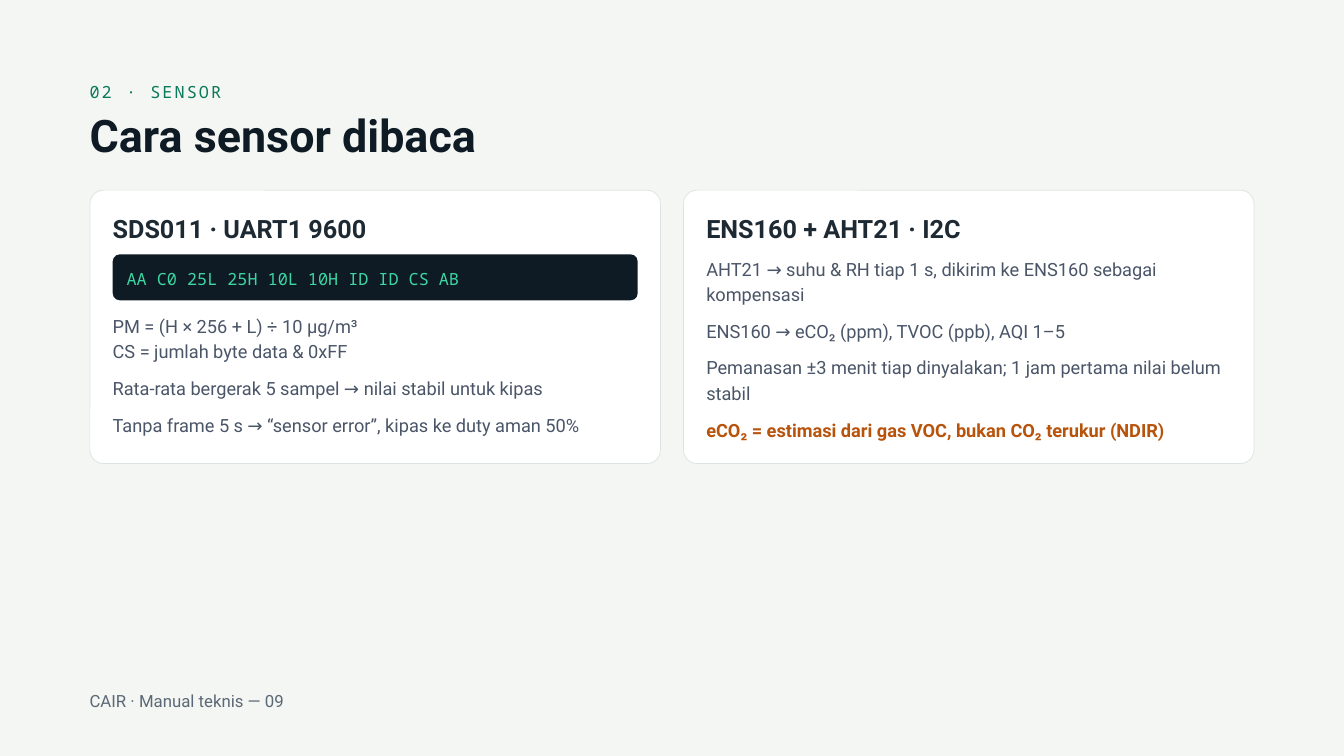
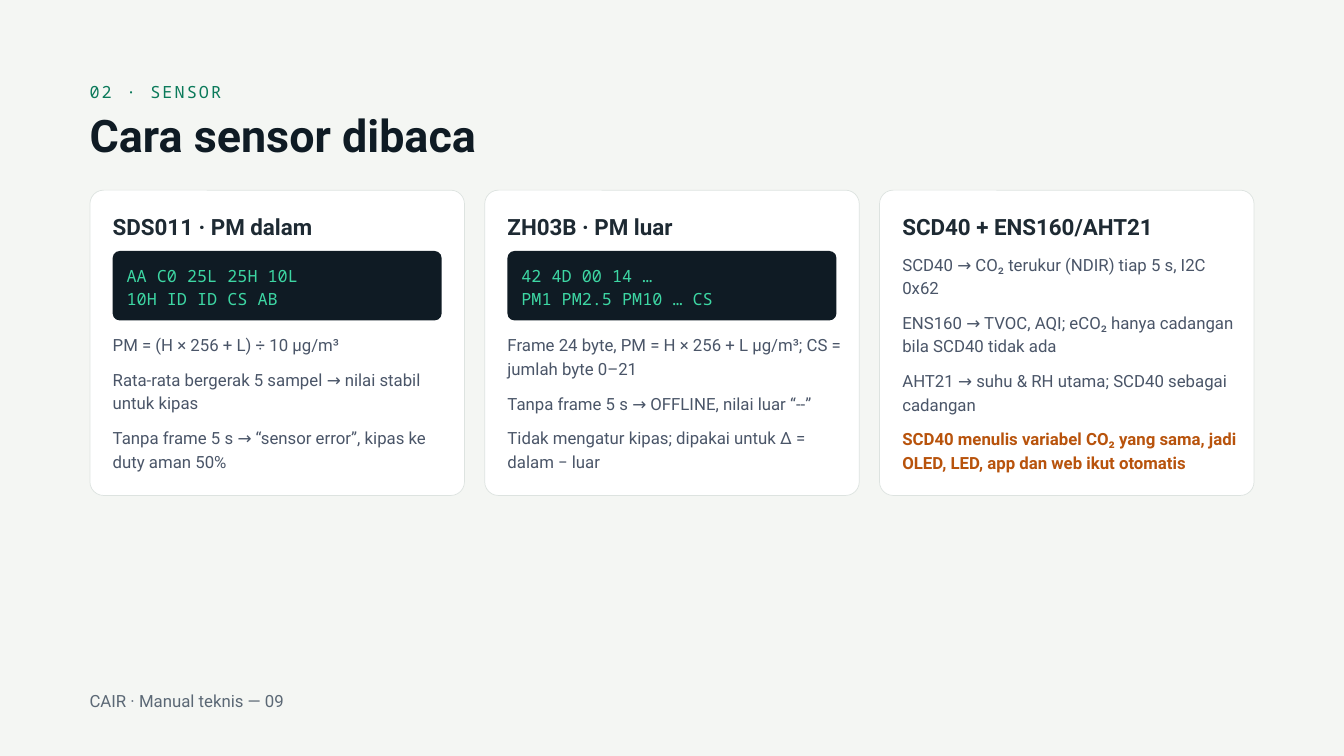
Before and after one commit to cecep1105/esp32_airpurifier, a slide deck: slide 9 of Manual CAIR Air Purifier.pptx. Drawn at 1344x756 pixels with LibreOffice and Linux fonts; fonts in the diff are those of the drawing. Boxes give left, top, right and bottom in pixels: in the first picture for what was removed or moved away, otherwise in the second. Text is boxed around its words. In the diff, an @@ line names an element or a change of style, - is before the commit and + after.

```diff
--- a/Manual CAIR Air Purifier.pptx
+++ b/Manual CAIR Air Purifier.pptx
@@ rounded rectangle: place and size @@
-rounded rectangle at bbox=[90, 191, 660, 464]
+rounded rectangle at bbox=[90, 191, 465, 496]
@@ rounded rectangle added at bbox=[485, 191, 860, 496], fill #FFFFFF, outline #DDE3E0 0.5 pt @@
@@ proportions changed in 3 elements at bbox=[113, 251, 442, 321], bbox=[90, 191, 465, 496], bbox=[880, 191, 1255, 496] @@
@@ rounded rectangle: place and size @@
-rounded rectangle at bbox=[684, 191, 1254, 464]
+rounded rectangle at bbox=[880, 191, 1255, 496]
@@ text removed at bbox=[113, 220, 366, 239] @@
-SDS011 · UART1 9600
@@ text added at bbox=[113, 218, 312, 236], 16 pt, text #1E2A33, bold @@
+SDS011 · PM dalam
@@ text added at bbox=[507, 218, 673, 236], 16 pt, text #1E2A33, bold @@
+ZH03B · PM luar
@@ text at bbox=[902, 219, 1153, 237]: text changed; size 18 to 16 pt @@
-ENS160 + AHT21 · I2C
+SCD40 + ENS160/AHT21
@@ rounded rectangle "AA C0 25L 25H 10L": place and size @@
-rounded rectangle "AA C0 25L 25H 10L" at bbox=[113, 254, 638, 300]
+rounded rectangle "AA C0 25L 25H 10L" at bbox=[113, 251, 442, 321]
@@ rounded rectangle added at bbox=[507, 251, 836, 321], fill #0F1B24, 12 pt, text #3DD6A3 @@
+42 4D 00 14 …
+PM1 PM2.5 PM10 … CS
@@ text removed at bbox=[706, 262, 1157, 305] @@
-AHT21 → suhu & RH tiap 1 s, dikirim ke ENS160 sebagai kompensasi
@@ text added at bbox=[902, 258, 1206, 294], 12 pt, text #4A5568 @@
+SCD40 → CO₂ terukur (NDIR) tiap 5 s, I2C 0x62
@@ text in rounded rectangle at bbox=[127, 270, 298, 305]: text changed @@
-AA C0 25L 25H 10L 10H ID ID CS AB
+AA C0 25L 25H 10L
+10H ID ID CS AB
@@ text removed at bbox=[706, 323, 1065, 342] @@
-ENS160 → eCO₂ (ppm), TVOC (ppb), AQI 1–5
@@ text added at bbox=[902, 316, 1234, 352], 12 pt, text #4A5568 @@
+ENS160 → TVOC, AQI; eCO₂ hanya cadangan bila SCD40 tidak ada
@@ size 13 to 12 pt; line spacing 18.2pt to 16.8pt in 3 elements at bbox=[113, 373, 421, 413], bbox=[113, 431, 426, 472], bbox=[113, 338, 339, 355] @@
@@ text at bbox=[113, 344, 347, 362]: paragraph removed @@
-CS = jumlah byte data & 0xFF
@@ text "PM = (H × 256 ...": place and size @@
-text "PM = (H × 256 ..." at bbox=[113, 319, 358, 362]
+text "PM = (H × 256 ..." at bbox=[113, 338, 339, 355]
@@ text added at bbox=[507, 338, 828, 379], 12 pt, text #4A5568 @@
+Frame 24 byte, PM = H × 256 + L µg/m³; CS = jumlah byte 0–21
@@ text "Rata-rata bergerak 5 sampel → ...": place and size @@
-text "Rata-rata bergerak 5 sampel → ..." at bbox=[113, 381, 543, 399]
+text "Rata-rata bergerak 5 sampel → ..." at bbox=[113, 373, 421, 413]
@@ text removed at bbox=[706, 360, 1221, 400] @@
-Pemanasan ±3 menit tiap dinyalakan; 1 jam pertama nilai belum stabil
@@ text added at bbox=[902, 374, 1227, 415], 12 pt, text #4A5568 @@
+AHT21 → suhu & RH utama; SCD40 sebagai cadangan
@@ text added at bbox=[507, 397, 786, 414], 12 pt, text #4A5568 @@
+Tanpa frame 5 s → OFFLINE, nilai luar “--”
@@ text "Tanpa frame 5 s → ...": place and size @@
-text "Tanpa frame 5 s → ..." at bbox=[113, 418, 579, 436]
+text "Tanpa frame 5 s → ..." at bbox=[113, 431, 426, 472]
@@ text added at bbox=[507, 431, 792, 468], 12 pt, text #4A5568 @@
+Tidak mengatur kipas; dipakai untuk Δ = dalam − luar
@@ text removed at bbox=[706, 423, 1164, 441] @@
-eCO₂ = estimasi dari gas VOC, bukan CO₂ terukur (NDIR)
@@ text added at bbox=[902, 432, 1236, 473], 12 pt, text #B8530C, bold @@
+SCD40 menulis variabel CO₂ yang sama, jadi OLED, LED, app dan web ikut otomatis
```
Also in this commit, not shown: 10 other slides changed.
